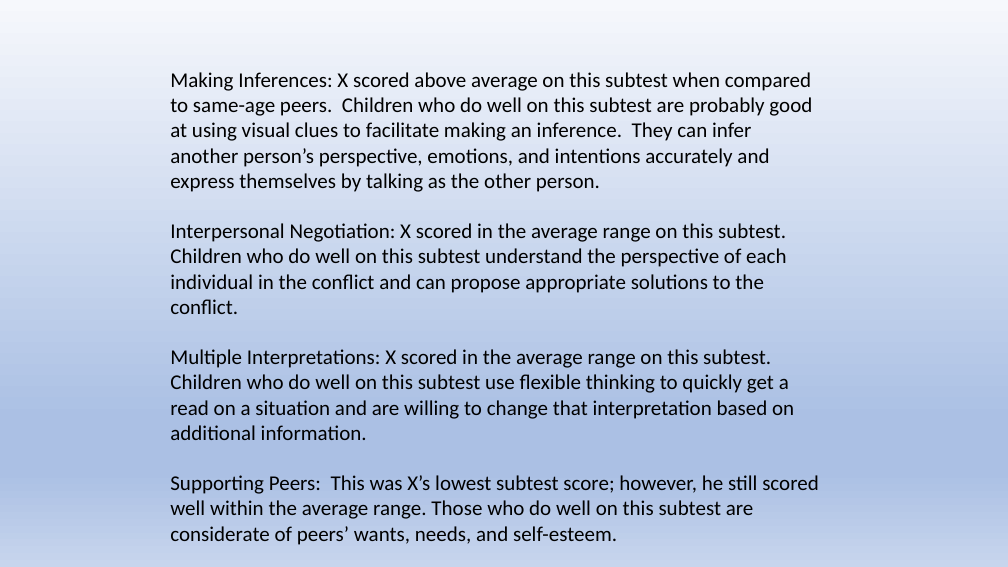
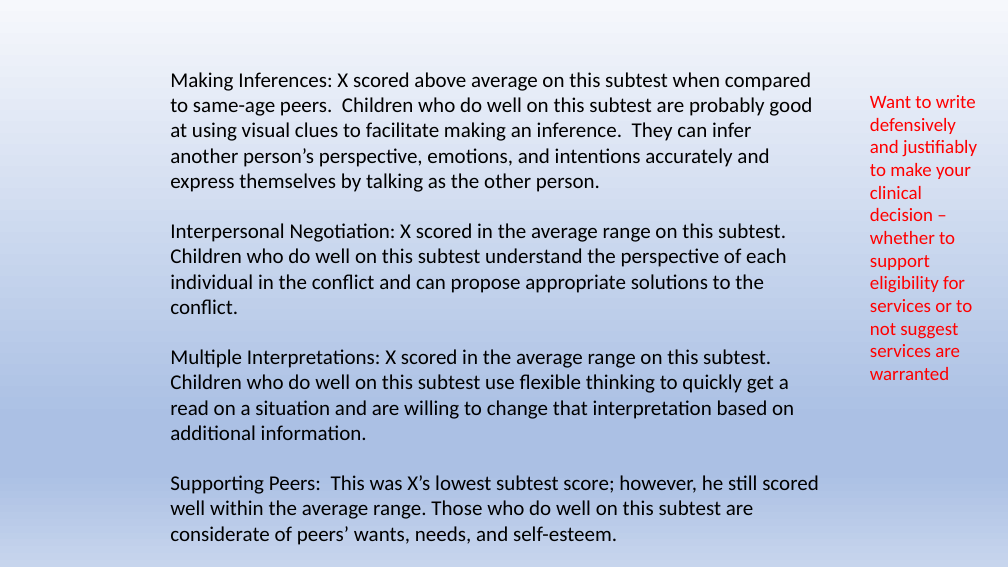
Before and after one commit to Jim-Wright90/cds431_sp22, a slide deck: slide 7 of slides/cds431_week4_1.pptx (slide 8 before the commit). Drawn at 1008x567 pixels with LibreOffice and Linux fonts; fonts in the diff are those of the drawing. Boxes give left, top, right and bottom in pixels: in the first picture for what was removed or moved away, otherwise in the second. Text is boxed around its words. In the diff, an @@ line names an element or a change of style, - is before the commit and + after.

```diff
--- a/slides/cds431_week4_1.pptx
+++ b/slides/cds431_week4_1.pptx
@@ text added at <box>870,95,977,380</box>, 18 pt, text #FF0000 @@
+Want to write defensively and justifiably to make your clinical decision – whether to support eligibility for services or to not suggest services are warranted
```
Also in this commit, not shown: 3 other slides changed, 1 slide removed, 1 other file.
